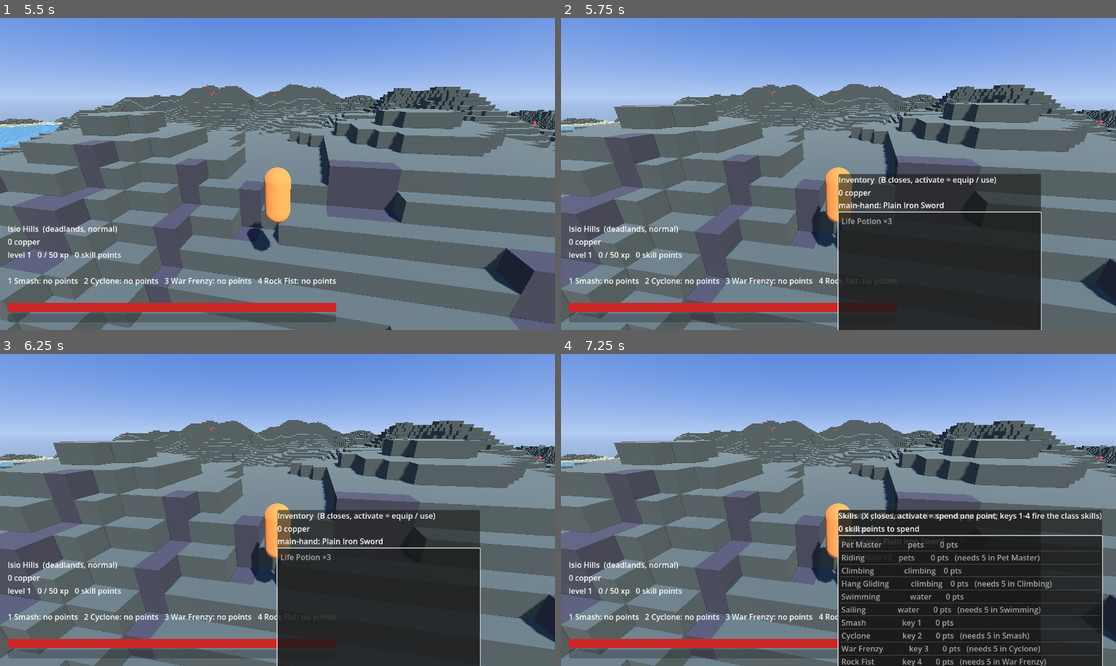
Above: before the commit, frames 1-4 (two rows, left to right).
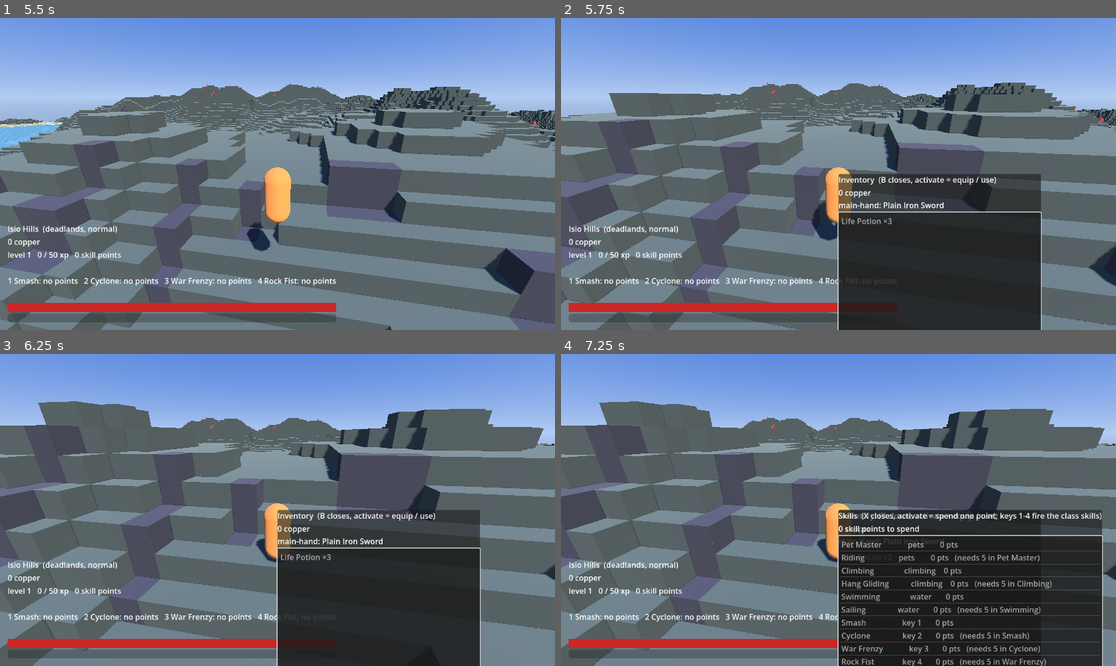
Above: after the commit, the same moments.

Repository: M4jor-Tom/pixlnd.game
Game: Godot game, scene res://game/main.tscn
Same seed, same stepped clock (60 frames per second), same inputs: the game is played once before the commit and once after it.
Inputs (mouse positions are in pixels of both pictures, inside the frame that each line leads up to):
- Up to frame 1 (5.5 s): move the mouse to (271, 180) at 0.52 s; hold W (move_forward) 0.53-2.78 s; click (271, 180) at 0.6 s; tap Space (jump) at 0.77, 1.07, 1.52, 1.82, 3.02, 3.32, 3.77, 4.07, 4.52, 4.82 s; tap Middle mouse button (dodge) at 0.8, 1.35 s; move the mouse to (316, 177) at 1.27 s; click (316, 177) at 1.42 s; tap E (interact) at 1.55, 2.1 s; move the mouse to (233, 170) at 2.02 s; click (233, 170) at 2.17 s; tap Q (quick-item) at 2.3, 2.85 s; move the mouse to (283, 174) at 2.77 s; hold A (move_left) 2.78-3.53 s; click (283, 174) at 2.92 s; right-click (283, 174) at 3.05 s; move the mouse to (255, 167) at 3.52 s; hold Right mouse button (special-attack) 3.53-4.28 s; hold W (move_forward) from 3.53 s (still down); click (255, 167) at 3.67 s; tap Shift (sprint) at 3.8, 4.35 s; tap 1 (class-skill-1) at 4.15 s; move the mouse to (305, 174) at 4.27 s; click (305, 174) at 4.42 s; tap R (ultimate) at 4.55, 5.1 s; tap 3 (class-skill-3) at 4.9 s; move the mouse to (249, 174) at 5.02 s; hold Space (jump) from 5.03 s (still down); click (249, 174) at 5.17 s
- Up to frame 2 (5.75 s): keep holding W (move_forward); keep holding Space (jump); tap B (inventory) at 5.65 s
- Up to frame 3 (6.25 s): release W (move_forward) at 5.75 s; release Space (jump) at 5.75 s; drag from (333, 441) to (166, 525) at 5.77 s
- Up to frame 4 (7.25 s): tap Enter at 6.5 s; move the mouse to (810, 572) at 6.52 s; hold D (move_right) from 6.53 s (still down); click (810, 572) at 6.6 s; tap Space (jump) at 6.77, 7.07 s; tap Middle mouse button (dodge) at 6.8 s; tap X (skills-window) at 7.15 s

Frame 1 is identical in both runs. In frame 2, 28% of the frame differs, in the area x 0-100%, y 20-100%; in frame 3, 31%, in the area x 0-100%, y 15-100%; in frame 4, 28%.

Commit message:
fix(combat): keep panel time live and settle class combos
Gate gameplay input without freezing player simulation. Reuse landed-hit bookkeeping for class strikes, settle channel misses at normal or early end, and keep zero-damage taunts combo-neutral.

Add regression coverage, preserve existing balance and record authorization and verification in the ontology walkthrough.

Diff:
--- a/game/combat/abilities.gd
+++ b/game/combat/abilities.gd
@@ -10,7 +10,7 @@
 var cooldowns: Dictionary = {}       # ability id → seconds left
 var buffs: Dictionary = {}           # ability id → {"left", "r", "pool"?}
 var dash: Dictionary = {}            # {"a", "r", "dir", "left", "origin", "e"}
-var channel: Dictionary = {}         # {"a", "r", "left", "tick", "e"}
+var channel: Dictionary = {}         # {"a", "r", "left", "tick", "e", "hits"}
 var cast: Dictionary = {}            # {"a", "r", "left", "e"}
 var heals: Array = []                # [{"left", "per-s"}]
 
@@ -54,7 +54,7 @@
 			var d := _dash_dir(r)
 			dash = {"a": a, "r": r, "dir": d[0], "left": d[1], "origin": p.global_position, "e": e}
 		"channel":
-			channel = {"a": a, "r": r, "left": float(r["duration-s"]), "tick": 0.0, "e": e}
+			channel = {"a": a, "r": r, "left": float(r["duration-s"]), "tick": 0.0, "e": e, "hits": 0}
 		"burst":
 			_strike(a, r, p.global_position, e)
 		"projectile":
@@ -81,9 +81,16 @@
 		return [forward, dist]
 	return [forward if str(r["toward"]) == "forward" else -forward, dist]
 
-func _strike(a, r: Dictionary, at: Vector3, e: float) -> void:
-	if float(r.get("damage-mult", 0.0)) > 0.0 or not a.applies.is_empty():
-		p._strike(at + Vector3.UP, float(r["radius"]), float(p.weapon["damage"]) * float(r.get("damage-mult", 0.0)) * e, false, a.applies)
+func _strike(a, r: Dictionary, at: Vector3, e: float, reset_on_miss := true) -> int:
+	var hits := 0
+	var damaging := float(r.get("damage-mult", 0.0)) > 0.0
+	if damaging or not a.applies.is_empty():
+		hits = p._strike(at + Vector3.UP, float(r["radius"]), float(p.weapon["damage"]) * float(r.get("damage-mult", 0.0)) * e, false, a.applies)
+	if damaging:                                           # taunts and heals never change combo or its timer
+		if hits > 0:
+			p._landed(false)
+		elif reset_on_miss:
+			p.combo = 0
 	if r.has("heal-pct"):
 		var total: float = p.max_hp * float(r["heal-pct"]) * e
 		var over := float(r.get("heal-over-s", 0.0))
@@ -91,6 +98,7 @@
 			heals.append({"left": over, "per-s": total / over})
 		else:
 			p.hp = minf(p.max_hp, p.hp + total)
+	return hits
 
 ## Horizontal velocity the player applies this tick while dashing (Vector3.ZERO when idle).
 func dash_velocity() -> Vector3:
@@ -131,9 +139,15 @@
 		p.stamina = maxf(0.0, p.stamina - float(r["drain-per-s"]) * dt); p._stamina_idle = 0.0
 		if channel["tick"] <= 0.0:
 			channel["tick"] = float(r["tick-s"])
-			_strike(channel["a"], r, p.global_position, channel["e"])
+			channel["hits"] += _strike(channel["a"], r, p.global_position, channel["e"], false)
 		if channel["left"] <= 0.0 or p.stamina <= 0.0:
-			channel = {}
+			_end_channel()
+
+## A damaging channel misses only if the entire channel landed nothing, including early ends.
+func _end_channel() -> void:
+	if not channel.is_empty() and channel["hits"] == 0 and float(channel["r"].get("damage-mult", 0.0)) > 0.0:
+		p.combo = 0
+	channel = {}
 
 ## Product over active buffs of `key` (1 when none); `add` sums; `flag` = any buff sets it.
 func mult(key: String) -> float:
@@ -165,4 +179,5 @@
 	return amount
 
 func reset() -> void:
-	dash = {}; channel = {}; cast = {}; buffs.clear(); heals.clear()
+	_end_channel()
+	dash = {}; cast = {}; buffs.clear(); heals.clear()
--- a/game/combat/test_abilities.gd
+++ b/game/combat/test_abilities.gd
@@ -82,6 +82,7 @@
 	# War Frenzy: damage buff ×1.2 for 10 × 1.05 s, basic hits give MP
 	check(p.use_class_skill(3) and is_equal_approx(p.abilities.mult("damage-mult"), 1.2) and p.abilities.buffs[&"war-frenzy"]["left"] > 10.0, "war frenzy buff")
 	await _frames(35)
+	p.combo = 0                                             # isolate the buff multiplier; prior class hits now build combo
 	hp0 = wolf.hp
 	p._swing()
 	check(is_equal_approx(hp0 - wolf.hp, Combat.after_armor(dmg * 1.2, wolf.armor, design["combat"])), "basic hit ×1.2 under war frenzy")
--- /dev/null
+++ b/game/combat/test_class_combos.gd
@@ -0,0 +1,176 @@
+## Item 10: class strikes share landed-hit bookkeeping; channels miss only as a whole; taunts are neutral.
+## Run: godot --headless -s game/combat/test_class_combos.gd
+extends SceneTree
+
+const Model := preload("res://ontology/model.gd")
+const Spawner := preload("res://game/world/spawner.gd")
+const InputMapBuilder := preload("res://game/meta/input_map.gd")
+const PLAYER := preload("res://game/entities/player.tscn")
+
+var _failed := 0
+var o
+var design: Dictionary
+
+func check(ok: bool, what: String) -> void:
+	if not ok:
+		_failed += 1
+		printerr("  ✗ ", what)
+
+func _init() -> void:
+	_run.call_deferred()
+
+func _frames(n: int) -> void:
+	for i in n:
+		await physics_frame
+
+func _player(class_id: StringName, spec: StringName, at: Vector3, points: Dictionary) -> CharacterBody3D:
+	var p: CharacterBody3D = PLAYER.instantiate(); p.position = at; root.add_child(p)
+	p.setup(design["movement"], design["camera"], &"normal")
+	p.setup_combat(design["combat"], design["crit"], {}, 260.0)
+	p.setup_items(o, design, class_id, spec)
+	p.skill_tree.points = points
+	p.weapon["damage"] = 40.0                            # hand-checkable fixture; keep the actual weapon's cap
+	p.set_physics_process(false)                        # manual runtime ticks, no incidental inputs or timer expiry
+	return p
+
+func _wolf(p: Node, at: Vector3) -> CharacterBody3D:
+	var holder := Node3D.new(); root.add_child(holder)
+	var w: CharacterBody3D = Spawner.populate(holder, [{"species": &"wolf", "level": 1, "hostility": &"N", "max_hp": 1e6,
+		"damage": 0.0, "positions": [at], "seed": 1}], design, o.creatures, p, null)[0]
+	w.set_physics_process(false); w.armor = 0.0
+	return w
+
+func _run() -> void:
+	o = Model.Ontology.load_dir("res://ontology/instances")
+	check(o.validate(), "ontology valid")
+	design = o.configs["generators"]["design"]
+	InputMapBuilder.build(o.configs["keybinds"]["hybrid"])
+	var p := _player(&"warrior", &"berserker", Vector3.ZERO, {&"smash": 1, &"cyclone": 1, &"war-frenzy": 1})
+	var wolf := _wolf(p, Vector3(0, 0, -2))
+	var mage := _player(&"mage", &"fire-mage", Vector3(40, 0, 0), {&"fire-explosion": 1, &"teleport": 1})
+	var w1 := _wolf(mage, Vector3(40, 0, -2))
+	var w2 := _wolf(mage, Vector3(41, 0, -2))
+	await _frames(2)
+	# A damaging AoE counts once per successful strike, not once per target; no basic-hit MP/finisher reward.
+	for landed in [true, false]:
+		w1.position.z = -2.0 if landed else -50.0; w2.position.z = w1.position.z
+		await _frames(2)
+		mage.combo = 4; mage._combo_t = 1.0; mage._m1_hits = 7; mage.mp = 100.0
+		mage.abilities.cooldowns.clear()
+		var hp1: float = w1.hp; var hp2: float = w2.hp
+		check(mage.use_class_skill(1), "fire explosion starts")
+		check(mage.combo == (5 if landed else 0), "burst increments once on hit / resets on miss: %d" % mage.combo)
+		check(is_equal_approx(mage._combo_t, 5.0 if landed else 1.0), "burst refreshes inactivity only on hit")
+		check(is_equal_approx(mage.mp, 50.0) and mage._m1_hits == 7, "class hit keeps cost, gives no M1 MP or finisher reward")
+		check(is_equal_approx(mage.abilities.cooldowns[&"fire-explosion"], 9.5), "class hit keeps the point-scaled cooldown")
+		check(is_equal_approx(hp1 - w1.hp, 84.0 if landed else 0.0) and is_equal_approx(hp2 - w2.hp, 84.0 if landed else 0.0), "burst damage unchanged: 40 × 2 × 1.05 per target")
+	# Dash strikes resolve the combo at impact, not on starting the dash.
+	for landed in [true, false]:
+		wolf.position.z = -2.0 if landed else -50.0
+		await _frames(2)
+		p.combo = 4; p._combo_t = 1.0; p.stamina = 100.0; p.abilities.cooldowns.clear()
+		var hp0: float = wolf.hp
+		check(p.use_class_skill(1) and p.combo == 4, "smash launch does not settle combo before its strike")
+		p.abilities.after_move(1.0)                       # finish the real dash at the fixture position
+		check(p.abilities.dash.is_empty() and p.combo == (5 if landed else 0), "dash impact counts hit / resets miss")
+		check(is_equal_approx(hp0 - wolf.hp, 84.0 if landed else 0.0) and is_zero_approx(p.stamina), "smash damage and 100-stamina cost unchanged")
+	# Channel misses: empty ticks preserve the chain until normal duration, stamina exhaustion or reset ends it.
+	for ending in ["duration", "stamina", "reset"]:
+		p.abilities.cooldowns.clear(); p.stamina = 100.0; p.combo = 4; p._combo_t = 2.0
+		check(p.use_class_skill(2), ending + ": cyclone starts")
+		p.abilities.tick(0.25)
+		check(p.combo == 4 and is_equal_approx(p._combo_t, 2.0), ending + ": empty tick neither resets nor refreshes")
+		match ending:
+			"duration":
+				for i in 19:
+					p.stamina = 100.0                   # keep enough fuel to reach the configured 5-second duration
+					p.abilities.tick(0.25)
+			"stamina":
+				p.stamina = 0.1; p.abilities.tick(0.01)
+			"reset":
+				p.abilities.reset()
+		check(p.abilities.channel.is_empty() and p.combo == 0, ending + ": wholly missed channel resets on end")
+	# Late hits and multiple ticks gain normally; later misses and early/normal ends do not undo those hits.
+	for ending in ["duration", "stamina", "reset"]:
+		wolf.position.z = -50.0; await _frames(2)
+		p.abilities.cooldowns.clear(); p.stamina = 100.0; p.combo = 4; p._combo_t = 2.0
+		check(p.use_class_skill(2), ending + ": mixed channel starts")
+		p.abilities.tick(0.25)
+		check(p.combo == 4, ending + ": miss before first hit is not final")
+		wolf.position.z = -2.0; await _frames(2)
+		var hp0: float = wolf.hp
+		p.abilities.tick(0.25); p.abilities.tick(0.25)
+		check(p.combo == 6 and is_equal_approx(p._combo_t, 5.0), ending + ": successful ticks gain and refresh normally")
+		check(is_equal_approx(hp0 - wolf.hp, 42.0) and is_equal_approx(p.stamina, 56.25), ending + ": two 21-damage ticks; unchanged 25 + 25/s stamina")
+		wolf.position.z = -50.0; await _frames(2)
+		p._combo_t = 0.7
+		match ending:
+			"duration":
+				for i in 17:
+					p.stamina = 100.0; p.abilities.tick(0.25)
+			"stamina":
+				p.stamina = 0.1; p.abilities.tick(0.01)
+			"reset":
+				p.abilities.reset()
+		check(p.abilities.channel.is_empty() and p.combo == 6 and is_equal_approx(p._combo_t, 0.7), ending + ": earlier hit prevents end/miss reset, no timer refresh")
+	# Normal inactivity still expires during a channel; its remembered hit must never resurrect an expired combo.
+	wolf.position.z = -2.0; await _frames(2)
+	p.abilities.cooldowns.clear(); p.stamina = 100.0; p.combo = 4
+	check(p.use_class_skill(2), "inactivity channel starts")
+	p.abilities.tick(0.25)
+	wolf.position.z = -50.0; await _frames(2)
+	p._combo_t = 0.1; p._combat_tick(0.2)
+	check(p.combo == 0 and not p.abilities.channel.is_empty(), "normal inactivity expires mid-channel")
+	p.abilities.reset()
+	check(p.combo == 0, "ending a previously successful channel does not revive an expired combo")
+	# Per-weapon cap applies to successful class strikes and ticks, including refreshing at the cap.
+	wolf.position.z = -2.0; await _frames(2)
+	p.abilities.cooldowns.clear(); p.stamina = 100.0; p.combo = 29; p._combo_t = 1.0
+	check(p.use_class_skill(2), "cap channel starts")
+	p.abilities.tick(0.25); p.abilities.tick(0.25)
+	check(p.combo == 30 and is_equal_approx(p._combo_t, 5.0), "sword cap remains 30, hits at cap still refresh")
+	p.abilities.reset()
+	w1.position.z = -2.0; await _frames(2)
+	for i in 2:
+		mage.abilities.cooldowns.clear(); mage.mp = 100.0; mage.combo = 49 if i == 0 else mage.combo; mage._combo_t = 1.0
+		check(mage.use_class_skill(1), "cap burst starts")
+		check(mage.combo == 50 and is_equal_approx(mage._combo_t, 5.0), "staff cap remains 50 for class bursts")
+	# Heroic Shout: real taunt/provocation and healing remain, with no combo effect even when no target is present.
+	var guardian := _player(&"warrior", &"guardian", Vector3(80, 0, 0), {&"heroic-shout": 1})
+	var taunted := _wolf(guardian, Vector3(80, 0, -2))
+	for in_range in [true, false]:
+		taunted.position.z = -2.0 if in_range else -50.0
+		taunted.provoked = false; taunted.target = null
+		await _frames(2)
+		guardian.combo = 4; guardian._combo_t = 1.0; guardian.hp = 10.0; guardian.abilities.cooldowns.clear()
+		guardian.abilities.heals.clear()
+		var hp0: float = taunted.hp
+		check(guardian.use_class_skill(4), "heroic shout starts")
+		check(guardian.combo == 4 and is_equal_approx(guardian._combo_t, 1.0), "taunt neither increments, resets nor refreshes combo")
+		check(taunted.provoked == in_range and (taunted.target == guardian if in_range else taunted.target == null) and is_equal_approx(taunted.hp, hp0), "zero damage and existing taunt targeting preserved")
+		guardian._combat_tick(0.5)
+		check(is_equal_approx(guardian.hp, 16.825), "shout heals 50% × 1.05 over 10 seconds unchanged")
+		guardian._combat_tick(0.6)
+		check(guardian.combo == 0, "taunt healing does not keep combo alive")
+	# Non-attacking buff, movement and heal paths must not become false misses.
+	p.combo = 4; p._combo_t = 1.0; p.abilities.cooldowns.clear()
+	check(p.use_class_skill(3) and p.combo == 4 and is_equal_approx(p._combo_t, 1.0), "buff has no combo result")
+	mage.combo = 4; mage._combo_t = 1.0; mage.mp = 100.0
+	check(mage.use_class_skill(3), "teleport starts")
+	mage.abilities.after_move(1.0)
+	check(mage.combo == 4 and is_equal_approx(mage._combo_t, 1.0), "movement-only dash has no combo result")
+	var water := _player(&"mage", &"water-mage", Vector3(120, 0, 0), {&"healing-stream": 1, &"bubbles": 1})
+	water.combo = 4; water._combo_t = 1.0; water.hp = 10.0; water.mp = 100.0
+	check(water.use_class_skill(1), "healing stream starts")
+	water.abilities.tick(1.5)
+	check(water.combo == 4 and is_equal_approx(water._combo_t, 1.0) and is_equal_approx(water.hp, 146.5), "cast heals without a false combo miss or refresh")
+	check(water.use_class_skill(4), "bubbles starts")
+	check(water.combo == 4 and is_equal_approx(water._combo_t, 1.0), "projectile's side heal does not resolve combo before shots")
+	# The existing volley path, not the heal, resolves its hit/miss exactly once.
+	for shot in root.get_children():
+		if shot.get("shot") != null:
+			shot.set_physics_process(false)
+			shot._end()
+	check(water.combo == 0, "wholly missed class volley retains its existing reset")
+	print("class combos ok" if _failed == 0 else "class combos FAILED (%d)" % _failed)
+	quit(0 if _failed == 0 else 1)
--- a/game/entities/player.gd
+++ b/game/entities/player.gd
@@ -54,7 +54,7 @@
 var water_top := -INF                                   # y of the water surface (sea level + 1)
 var ground_ready: Callable = func(_p: Vector3) -> bool: return true   # world: is the zone under us built?
 var spawn_point := Vector3.ZERO
-var ui_open := false                                    # a panel owns the mouse: no moving, fighting or talking
+var ui_open := false                                    # panel owns input, not simulation time
 var stamina := 100.0
 var _stamina_idle := 0.0
 var _swing_t := 0.0
@@ -248,11 +248,11 @@
 		_dodge["left"] -= dt
 		if _dodge["left"] <= 0.0:
 			_dodge = {}
-	if Input.is_action_just_pressed("dodge"):
+	if not ui_open and Input.is_action_just_pressed("dodge"):
 		dodge(dir)
 	var bl: Dictionary = defence["block"]
 	var cyc := _cyclone()
-	blocking = can_block() and block_power > 0.0 and (cyc or (Input.is_action_pressed("special-attack") and not stunned()))
+	blocking = can_block() and block_power > 0.0 and (cyc or (not ui_open and Input.is_action_pressed("special-attack") and not stunned()))
 	if not blocking or cyc:
 		block_power = minf(block_max(), block_power + float(bl["regen-per-s"]) * (float(bl["cyclone-regen-mult"]) if cyc else 1.0) * dt)
 	var sl: Dictionary = defence["stealth"]
@@ -341,11 +341,13 @@
 	return true
 
 func _physics_process(dt: float) -> void:
-	if cfg.is_empty() or dead or ui_open or not ground_ready.call(global_position):
+	if cfg.is_empty() or dead or not ground_ready.call(global_position):
 		return
 	var g := float(cfg["gravity"])
 	tick_statuses(dt)
-	var input := Vector2.ZERO if stunned() else Input.get_vector("move_left", "move_right", "move_forward", "move_back")
+	if dead:                                               # a live DOT tick can kill us while browsing
+		return
+	var input := Vector2.ZERO if ui_open or stunned() else Input.get_vector("move_left", "move_right", "move_forward", "move_back")
 	var dir := (Basis(Vector3.UP, rig.rotation.y) * Vector3(input.x, 0, input.y)).normalized()
 	if not defence.is_empty():
 		_defence_tick(dt, dir, input == Vector2.ZERO)
@@ -366,14 +368,14 @@
 		speed *= float(defence["block"]["move-mult"])
 	if swimming:
 		speed *= float(cfg["swim-mult"]) * (skill_tree.effect_mult(&"swimming") if skill_tree != null else 1.0)   # swimming points (D20)
-		velocity.y = float(cfg["swim-vertical"]) * (1.0 if Input.is_action_pressed("jump") else -0.3)
+		velocity.y = float(cfg["swim-vertical"]) * (1.0 if not ui_open and Input.is_action_pressed("jump") else -0.3)
 		_fall_from = -INF                                   # water breaks the fall
 	else:
 		velocity.y -= g * dt
 		var jh: Dictionary = cfg["jump-height"]
-		if is_on_floor() and Input.is_action_just_pressed("jump"):
+		if not ui_open and is_on_floor() and Input.is_action_just_pressed("jump"):
 			velocity.y = sqrt(2.0 * g * float(jh["hold"]))
-		elif velocity.y > 0.0 and not Input.is_action_pressed("jump"):
+		elif velocity.y > 0.0 and (ui_open or not Input.is_action_pressed("jump")):
 			velocity.y = minf(velocity.y, sqrt(2.0 * g * float(jh["tap"])))   # released early: tap height
 	velocity.x = dir.x * speed; velocity.z = dir.z * speed
 	if not _dodge.is_empty():
@@ -393,7 +395,7 @@
 	_fall_damage(was_airborne)
 	if not combat.is_empty():
 		_combat_tick(dt)
-	if inventory != null:
+	if inventory != null and not ui_open:
 		if Input.is_action_just_pressed("interact"):
 			interact_nearest()
 		if Input.is_action_just_pressed("quick-item"):
@@ -416,7 +418,7 @@
 	if _combo_t <= 0.0:
 		combo = 0
 	if abilities == null:
-		if Input.is_action_just_pressed("basic-attack") and _swing_t <= 0.0:
+		if not ui_open and Input.is_action_just_pressed("basic-attack") and _swing_t <= 0.0:
 			_swing()
 		return
 	abilities.tick(dt)
@@ -425,6 +427,8 @@
 		return
 	if mp_passive:
 		mp = minf(float(design["resources"]["mp"]["max"]), mp + float(design["resources"]["mp"]["mage-regen-per-s"]) * dt)
+	if ui_open:
+		return
 	for slot in 4:
 		if Input.is_action_just_pressed("class-skill-%d" % (slot + 1)) or (slot == 3 and Input.is_action_just_pressed("ultimate")):
 			use_class_skill(slot + 1)
--- /dev/null
+++ b/game/entities/test_panel_time.gd
@@ -0,0 +1,134 @@
+## Item 10: real panels must block gameplay input, not DOT, cooldowns, buffs or dodge expiry.
+## Run: godot --headless -s game/entities/test_panel_time.gd
+extends SceneTree
+
+const Model := preload("res://ontology/model.gd")
+const InputMapBuilder := preload("res://game/meta/input_map.gd")
+const PLAYER := preload("res://game/entities/player.tscn")
+const InventoryPanel := preload("res://game/items/inventory_panel.gd")
+const SkillPanel := preload("res://game/progression/skill_panel.gd")
+const ShopPanel := preload("res://game/items/shop_panel.gd")
+const NPC := preload("res://game/entities/npc.gd")
+const Item := preload("res://game/items/item.gd")
+
+var _failed := 0
+var o
+var design: Dictionary
+
+func check(ok: bool, what: String) -> void:
+	if not ok:
+		_failed += 1
+		printerr("  ✗ ", what)
+
+func _init() -> void:
+	_run.call_deferred()
+
+func _toggle(panel: CanvasLayer, action: String) -> void:
+	if action == "shop":
+		panel._open(not panel._panel.visible)
+	else:
+		var event := InputEventAction.new()
+		event.action = action; event.pressed = true
+		panel._unhandled_input(event)
+
+func _run() -> void:
+	o = Model.Ontology.load_dir("res://ontology/instances")
+	check(o.validate(), "ontology valid")
+	design = o.configs["generators"]["design"]
+	InputMapBuilder.build(o.configs["keybinds"]["hybrid"])
+	var floor := StaticBody3D.new(); var cs := CollisionShape3D.new(); var box := BoxShape3D.new()
+	box.size = Vector3(100, 1, 100); cs.shape = box; floor.add_child(cs); floor.position.y = -0.5
+	root.add_child(floor)
+	var trainer := NPC.new(&"class-trainer", "Trainer", Color.BLUE)
+	trainer.position = Vector3(2, 0, 0); root.add_child(trainer)
+	for action in ["inventory", "skills-window", "shop"]:
+		var p: CharacterBody3D = PLAYER.instantiate(); root.add_child(p)
+		p.setup(design["movement"], design["camera"], &"normal")
+		p.setup_combat(design["combat"], design["crit"], {}, 260.0)
+		p.setup_items(o, design)
+		p.set_physics_process(false)                       # deterministic dt through the real physics entry point
+		p.skill_tree.points = {&"smash": 5, &"cyclone": 1, &"war-frenzy": 1}
+		var panel: CanvasLayer
+		match action:
+			"inventory": panel = InventoryPanel.new()
+			"skills-window": panel = SkillPanel.new()
+			"shop": panel = ShopPanel.new()
+		root.add_child(panel)
+		if action == "shop":
+			panel.bind(p, null)
+			panel.set_process(false)                      # drive its open/close hook, not the E/escape shortcut
+		else:
+			panel.bind(p)
+		await physics_frame
+		p._physics_process(0.01)
+		check(p.use_class_skill(3), action + ": start a real buff before browsing")
+		p.abilities.buffs[&"war-frenzy"]["left"] = 0.3
+		p.abilities.cooldowns[&"war-frenzy"] = 1.0
+		p._swing_t = 0.3; p.combo = 3; p._combo_t = 0.3
+		check(p.dodge(Vector3.RIGHT), action + ": start a real dodge before browsing")
+		p.apply_status(&"poison", design["status-effects"]["poison"], 10.0, p)
+		_toggle(panel, action)
+		check(p.ui_open and panel._panel.visible, action + ": actual panel opens")
+		p._physics_process(0.1)
+		check(is_equal_approx(p.hp, 250.0), action + ": poison ticks while browsing during dodge")
+		p.take_damage(7.0, p)
+		check(is_equal_approx(p.hp, 250.0), action + ": unexpired dodge still protects ordinary hits")
+		for i in 4:
+			p._physics_process(0.1)
+		check(is_equal_approx(p.abilities.cooldowns[&"war-frenzy"], 0.5), action + ": cooldown ticks exactly once per step")
+		check(not p.abilities.buffs.has(&"war-frenzy"), action + ": buff expires")
+		check(p._iframes <= 0.0 and p._dodge.is_empty(), action + ": dodge protection and roll expire")
+		check(p._swing_t <= 0.0 and p.combo == 0, action + ": swing cooldown and normal combo inactivity expire")
+		p.take_damage(7.0, p)
+		check(is_equal_approx(p.hp, 243.0), action + ": ordinary hit hurts after dodge expiry")
+		for i in 7:
+			p._physics_process(0.1)
+		check(is_equal_approx(p.hp, 233.0), action + ": poison repeats at its normal cadence")
+		check(p._dodge_cd <= 0.0, action + ": dodge cooldown expires")
+		p.statuses.clear()
+		# All gameplay keys remain unavailable while browsing, even with a shield and learned skills.
+		var shield := Item.new(); shield.type = &"weapon"; shield.subtype = &"shield"; shield.material = &"iron"
+		p.inventory.add(shield); p.inventory.equip(shield)
+		p.stamina = 100.0; p.mp = 100.0
+		var at := p.position
+		var potions: int = p.inventory.first_consumable().count
+		var coins: int = p.inventory.coins
+		var actions := ["move_right", "sprint", "jump", "dodge", "basic-attack", "special-attack", "class-skill-1", "class-skill-3", "interact", "quick-item"]
+		for key in actions:
+			Input.action_press(key)
+		await physics_frame
+		p._physics_process(0.1)
+		check(is_equal_approx(p.position.x, at.x) and is_equal_approx(p.position.z, at.z) and p.velocity.y <= 0.0, action + ": no walking, sprinting or jumping")
+		check(p._dodge.is_empty() and not p.blocking and p._charge < 0.0, action + ": no dodge, held block or M2 charge")
+		check(p._swing_t <= 0.0 and not p.abilities.busy() and not p.abilities.buffs.has(&"war-frenzy"), action + ": no basic or class attacks")
+		check(p.inventory.first_consumable().count == potions and is_equal_approx(p.hp, 233.0), action + ": no quick-use potion")
+		check(p.inventory.coins == coins and p.skill_tree.spent(&"smash") == 5, action + ": no trainer interaction")
+		# Swimming must not consume the jump key either.
+		p.water_top = 100.0; p.position.y = 2.0       # off the floor so collision does not zero the sink velocity
+		p._physics_process(0.1)
+		check(p.velocity.y < 0.0, action + ": no swim-up input")
+		p.water_top = -INF
+		for key in actions:
+			Input.action_release(key)
+		_toggle(panel, action)
+		check(not p.ui_open and not panel._panel.visible, action + ": actual panel closes")
+		Input.action_press("move_right")
+		await physics_frame
+		p._physics_process(0.1)
+		check(p.position.x > at.x, action + ": movement works again after closing")
+		Input.action_release("move_right")
+		panel.free(); p.free()
+	# A lethal tick must stop this frame, not let a queued heal resurrect a dead player.
+	var p: CharacterBody3D = PLAYER.instantiate(); root.add_child(p)
+	p.setup(design["movement"], design["camera"], &"normal")
+	p.setup_combat(design["combat"], design["crit"], {}, 260.0); p.setup_items(o, design)
+	p.set_physics_process(false); p.ui_open = true; p.hp = 1.0
+	p.abilities.heals.append({"left": 1.0, "per-s": 100.0})
+	p.apply_status(&"poison", design["status-effects"]["poison"], 10.0, p)
+	p._physics_process(0.1)
+	check(p.dead and is_zero_approx(p.hp) and p.velocity == Vector3.ZERO, "lethal poison stops the browsing player's frame")
+	# Let the existing respawn coroutine finish before freeing the player.
+	await create_timer(float(design["combat"]["death"]["respawn-s"]) + 0.1).timeout
+	p.free()
+	print("panel time ok" if _failed == 0 else "panel time FAILED (%d)" % _failed)
+	quit(0 if _failed == 0 else 1)
Not shown, added: game/combat/test_class_combos.gd.uid
Not shown, added: game/entities/test_panel_time.gd.uid
Not shown, changed: docs/HANDOFF.md
Not shown, changed: docs/ROADMAP/todo_decide.md
Not shown, changed: ontology/domain.md
